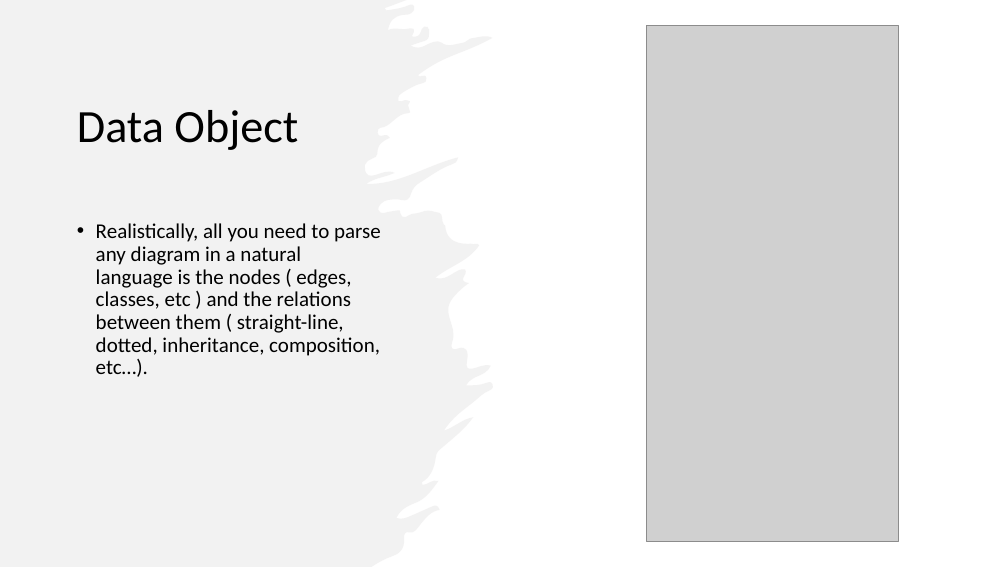
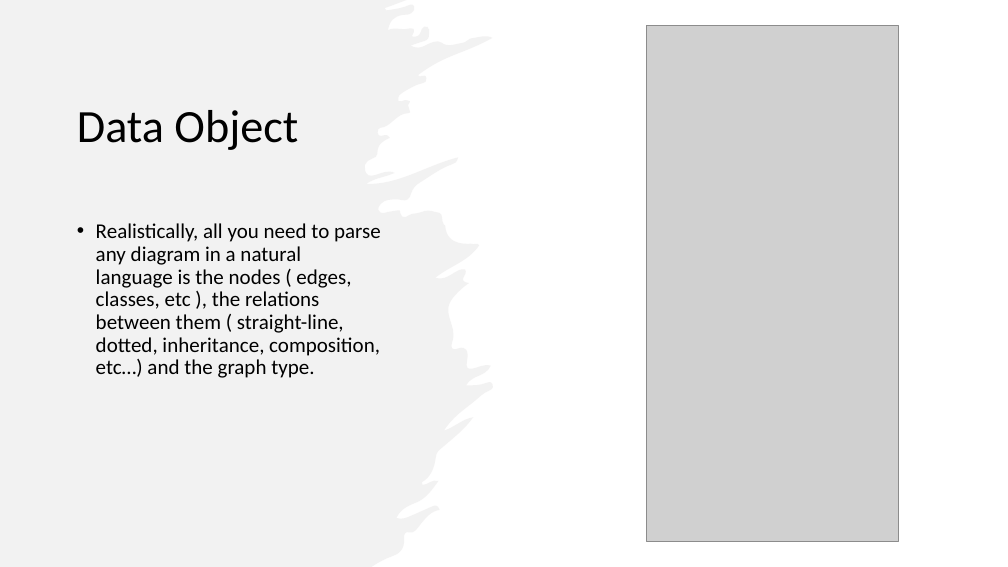
Before and after one commit to MateiMitran/MermaidParseAPI, a slide deck: slide 5 of docs/MermaidJS Plugin.pptx. Drawn at 1008x567 pixels with LibreOffice and Linux fonts; fonts in the diff are those of the drawing; grey boxes stand for pictures. Boxes give left, top, right and bottom in pixels: in the first picture for what was removed or moved away, otherwise in the second. Text is boxed around its words. In the diff, an @@ line names an element or a change of style, - is before the commit and + after.

```diff
--- a/docs/MermaidJS Plugin.pptx
+++ b/docs/MermaidJS Plugin.pptx
@@ text at [96, 223, 381, 378]: text changed @@
-• Realistically, all you need to parse any diagram in a natural language is the nodes ( edges, classes, etc ) and the relations between them ( straight-line, dotted, inheritance, composition, etc…).
+• Realistically, all you need to parse any diagram in a natural language is the nodes ( edges, classes, etc ), the relations between them ( straight-line, dotted, inheritance, composition, etc…) and the graph type.
```
Also in this commit, not shown: 1 other slide changed, 1 slide added, 1 slide removed, 4 other files.
